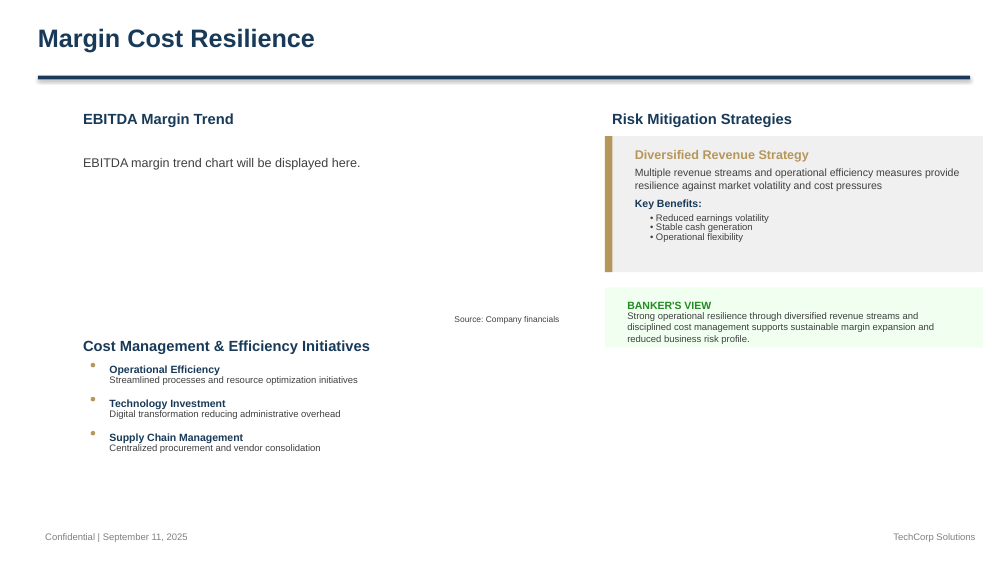
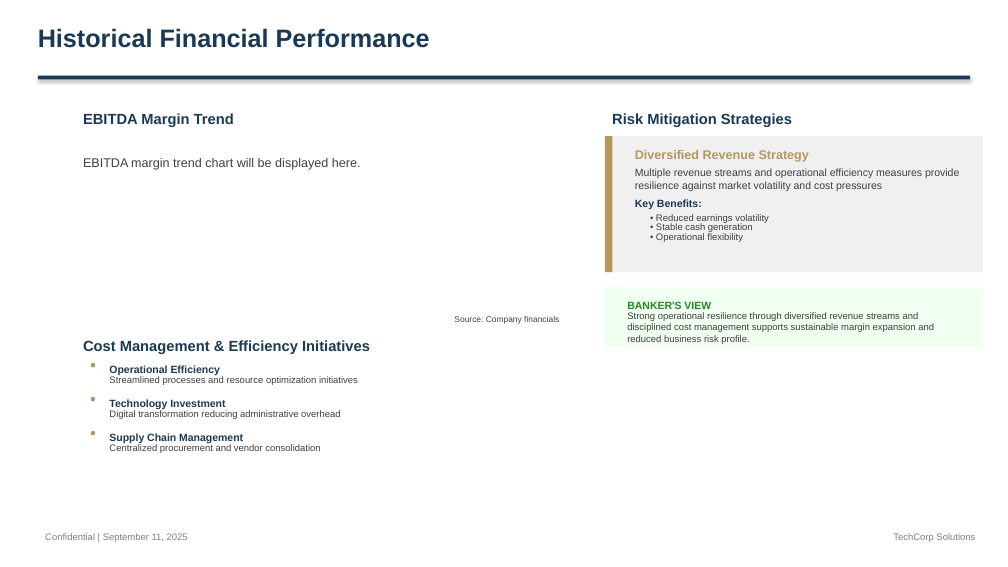
Before and after one commit to alinvb/slide_generator, a slide deck: slide 14 of output_presentation.pptx (slide 13 before the commit). Drawn at 1008x567 pixels with LibreOffice and Linux fonts; fonts in the diff are those of the drawing. Boxes give left, top, right and bottom in pixels: in the first picture for what was removed or moved away, otherwise in the second. Text is boxed around its words. In the diff, an @@ line names an element or a change of style, - is before the commit and + after.

```diff
--- a/output_presentation.pptx
+++ b/output_presentation.pptx
@@ text at box(38, 28, 430, 48): text changed @@
-Margin Cost Resilience
+Historical Financial Performance
```
Also in this commit, not shown: 6 other slides changed, 4 slides added, 3 slides removed, 1 other file.
